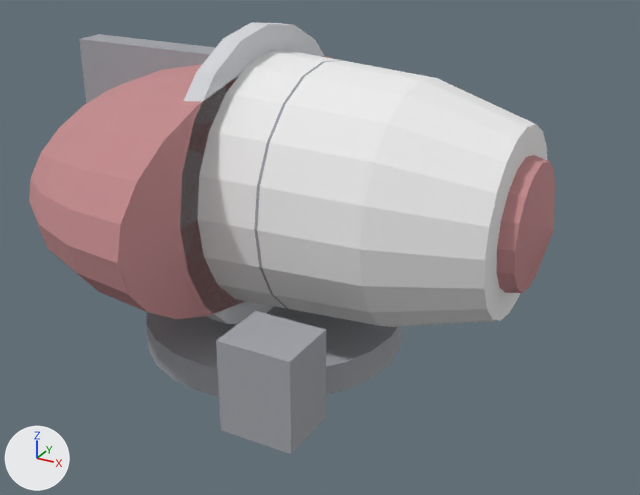
The OBJ model Models/vge_gun_anticraft_caster.obj, before and after one commit.
One viewpoint serves both versions: a 50 mm camera at (2.31, -3.68, 2.31) aimed at (0.32, -0.08, 0.51). The lights are fixed; the arrows at lower left show +X, +Y and +Z. The picture after the commit comes second. Where no turn or scale is listed for an object, it has been applied to the vertices.

The first picture shows 'vge_gun_anticraft_caster_0', 'vge_gun_anticraft_caster_1', 'vge_gun_anticraft_caster_2', 'vge_gun_anticraft_caster_3', 'vge_gun_anticraft_caster_4', 'vge_gun_anticraft_caster_5', 'vge_gun_anticraft_caster_8', 'vge_gun_anticraft_caster_9'.
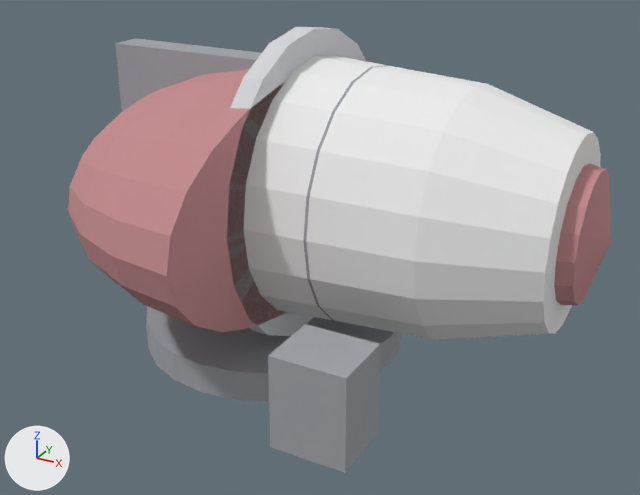
Commit message: VGE B5: guns moved forward along the barrel by VGE's turretTopOffset (0.25), as VGE draws them

Pixel boxes (x1, y1, x2, y2) of what changed, in the pictures (640 x 495 px):
'vge_gun_anticraft_caster_4', moved: before (198, 51, 547, 327); after (243, 56, 601, 339)
'vge_gun_anticraft_caster_1', moved: before (29, 55, 333, 319); after (68, 60, 373, 332)
'vge_gun_anticraft_caster_9', moved: before (216, 311, 326, 454); after (268, 324, 380, 473)
'vge_gun_anticraft_caster_3', moved: before (180, 22, 324, 324); after (227, 27, 366, 336)
'vge_gun_anticraft_caster_8', moved: before (496, 155, 555, 293); after (554, 164, 611, 305)
'vge_gun_anticraft_caster_2', moved: before (79, 34, 216, 104); after (115, 38, 261, 112)

The change, as a diff of the scene's bpy script:
```diff
--- a/Models/vge_gun_anticraft_caster.obj.py
+++ b/Models/vge_gun_anticraft_caster.obj.py
@@ me_vge_gun_anticraft_caster_1 @@
-me_vge_gun_anticraft_caster_1.from_pydata(...)  # 146 vertices, 288 faces; spans x -1.2..0.0, y -1.2..1.2, z 0.2..1.4
+me_vge_gun_anticraft_caster_1.from_pydata(...)  # 146 vertices, 288 faces; spans x -0.95..0.25, y -1.2..1.2, z 0.2..1.4
+# me_vge_gun_anticraft_caster_1 part 1: the whole mesh is moved by (0.25, 0.0, 0.0)
 me_vge_gun_anticraft_caster_1.materials.append(mat_vgeb5_red)
@@ me_vge_gun_anticraft_caster_2 @@
-me_vge_gun_anticraft_caster_2.from_pydata(...)  # 8 vertices, 12 faces; spans x -1.15..-0.12, y -0.08..0.08, z 1.0..1.42
+me_vge_gun_anticraft_caster_2.from_pydata(...)  # 8 vertices, 12 faces; spans x -0.9..0.13, y -0.08..0.08, z 1.0..1.42
+# me_vge_gun_anticraft_caster_2 part 2: the whole mesh is moved by (0.25, 0.0, 0.0)
 me_vge_gun_anticraft_caster_2.materials.append(mat_vgeb5_gun_dark)
@@ me_vge_gun_anticraft_caster_3 @@
-me_vge_gun_anticraft_caster_3.from_pydata(...)  # 42 vertices, 80 faces; spans x -0.1..0.0, y -0.78..0.78, z 0.02..1.58
+me_vge_gun_anticraft_caster_3.from_pydata(...)  # 42 vertices, 80 faces; spans x 0.15..0.25, y -0.78..0.78, z 0.02..1.58
+# me_vge_gun_anticraft_caster_3 part 3: the whole mesh is moved by (0.25, 0.0, 0.0)
 me_vge_gun_anticraft_caster_3.materials.append(mat_vgeb5_gun)
@@ me_vge_gun_anticraft_caster_4 @@
-me_vge_gun_anticraft_caster_4.from_pydata(...)  # 62 vertices, 120 faces; spans x 0.0..1.32, y -0.65..0.65, z 0.15..1.45
+me_vge_gun_anticraft_caster_4.from_pydata(...)  # 62 vertices, 120 faces; spans x 0.25..1.57, y -0.65..0.65, z 0.15..1.45
+# me_vge_gun_anticraft_caster_4 part 4: the whole mesh is moved by (0.25, 0.0, 0.0)
 me_vge_gun_anticraft_caster_4.materials.append(mat_vgeb5_white)
@@ me_vge_gun_anticraft_caster_8 @@
-me_vge_gun_anticraft_caster_8.from_pydata(...)  # 34 vertices, 64 faces; spans x 1.22..1.46, y -0.33..0.33, z 0.47..1.13
+me_vge_gun_anticraft_caster_8.from_pydata(...)  # 34 vertices, 64 faces; spans x 1.47..1.71, y -0.33..0.33, z 0.47..1.13
+# me_vge_gun_anticraft_caster_8 part 5: the whole mesh is moved by (0.25, 0.0, 0.0)
 me_vge_gun_anticraft_caster_8.materials.append(mat_vgeb5_red)
@@ me_vge_gun_anticraft_caster_9 @@
-me_vge_gun_anticraft_caster_9.from_pydata(...)  # 8 vertices, 12 faces; spans x 0.4..0.75, y -1.1..-0.8, z 0.06..0.5
+me_vge_gun_anticraft_caster_9.from_pydata(...)  # 8 vertices, 12 faces; spans x 0.65..1.0, y -1.1..-0.8, z 0.06..0.5
+# me_vge_gun_anticraft_caster_9 part 6: the whole mesh is moved by (0.25, 0.0, 0.0)
 me_vge_gun_anticraft_caster_9.materials.append(mat_vgeb5_gun_dark)
```
